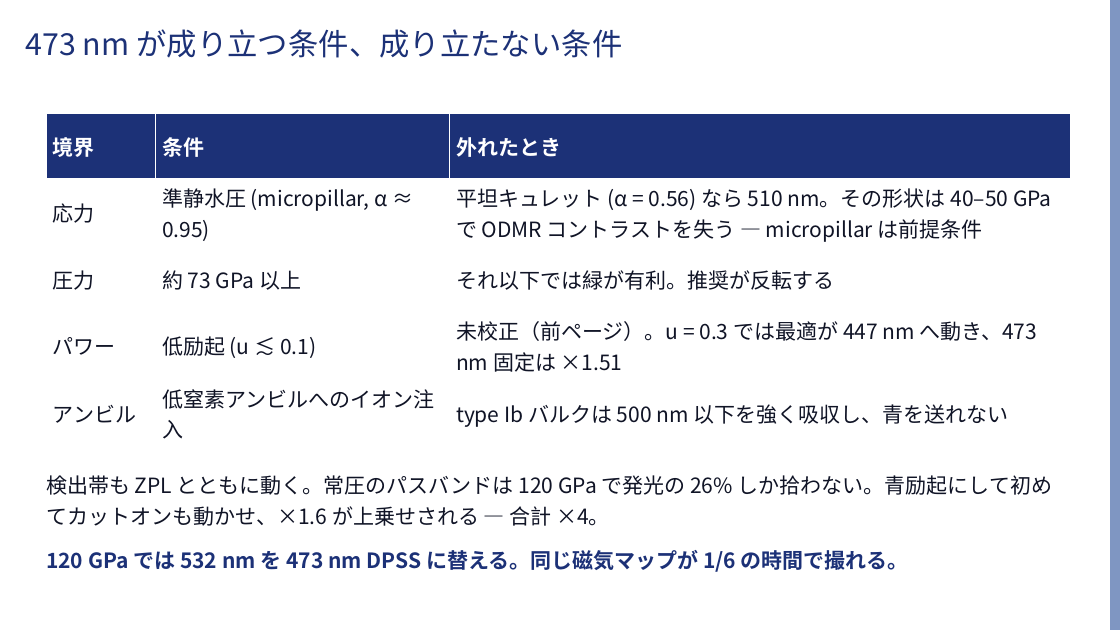
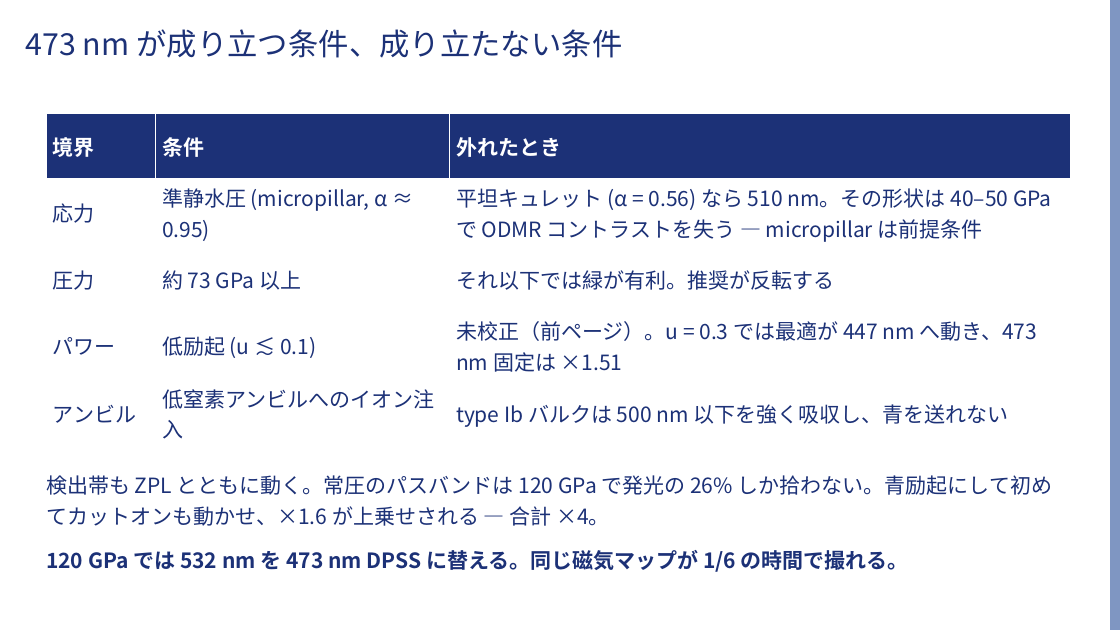
Before and after one commit to Risei412/ultra-high-pressure-ODMR, a slide deck: slide 9 of slides/odmr_473nm_talk.pptx. Drawn at 1120x630 pixels with LibreOffice and Linux fonts; fonts in the diff are those of the drawing; background and template pictures are left out. Boxes give left, top, right and bottom in pixels: in the first picture for what was removed or moved away, otherwise in the second. Text is boxed around its words. In the diff, an @@ line names an element or a change of style, - is before the commit and + after.

```diff
--- a/slides/odmr_473nm_talk.pptx
+++ b/slides/odmr_473nm_talk.pptx
@@ table at bbox=[46, 113, 1071, 443] @@
@@ text colour #101426 to #1C3177 @@
@@ text at bbox=[46, 475, 1052, 526]: text colour #101426 to #1C3177 in "検出帯も ZPL とともに動く。常圧のパスバンドは 120 GPa で発光の 26% ..." @@
```
Also in this commit, not shown: 7 other slides changed, 8 other files.
